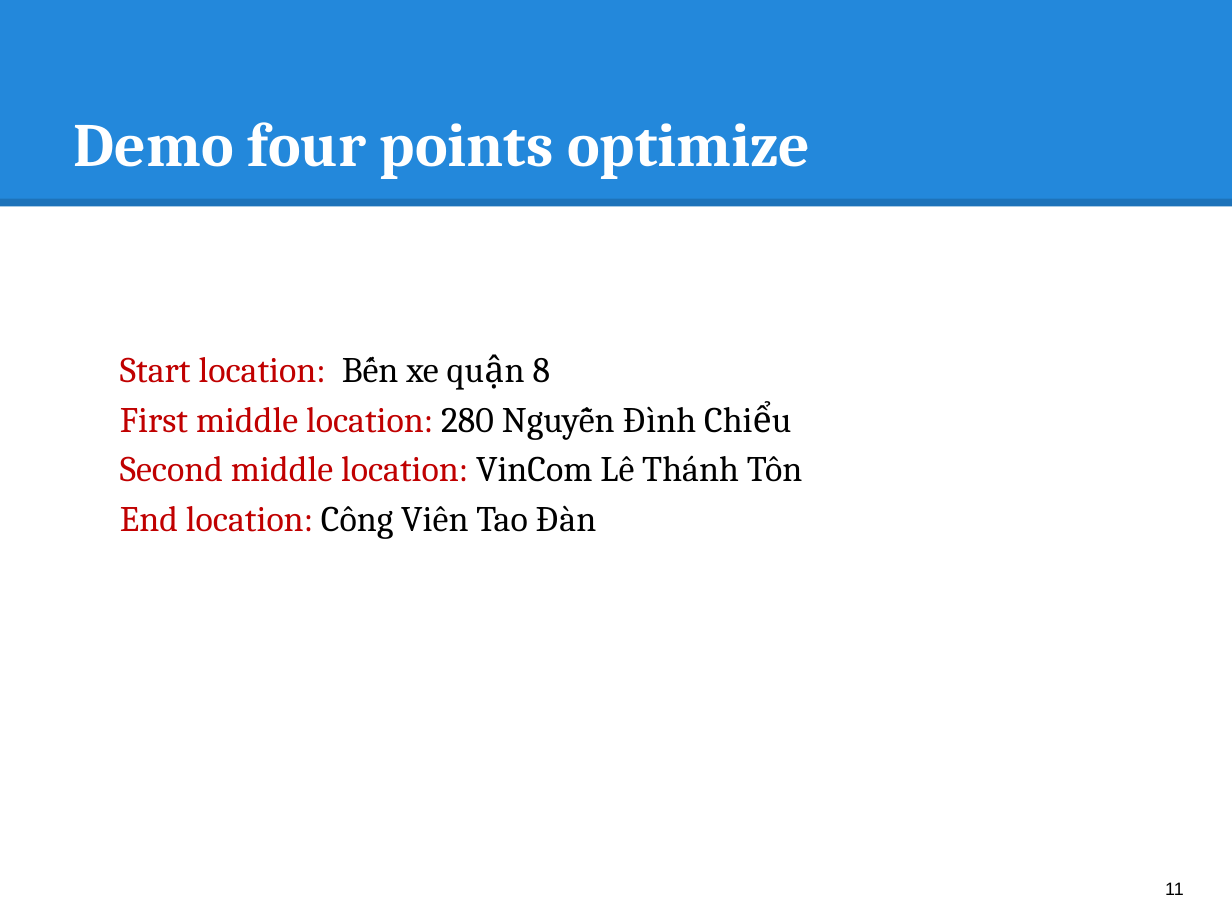
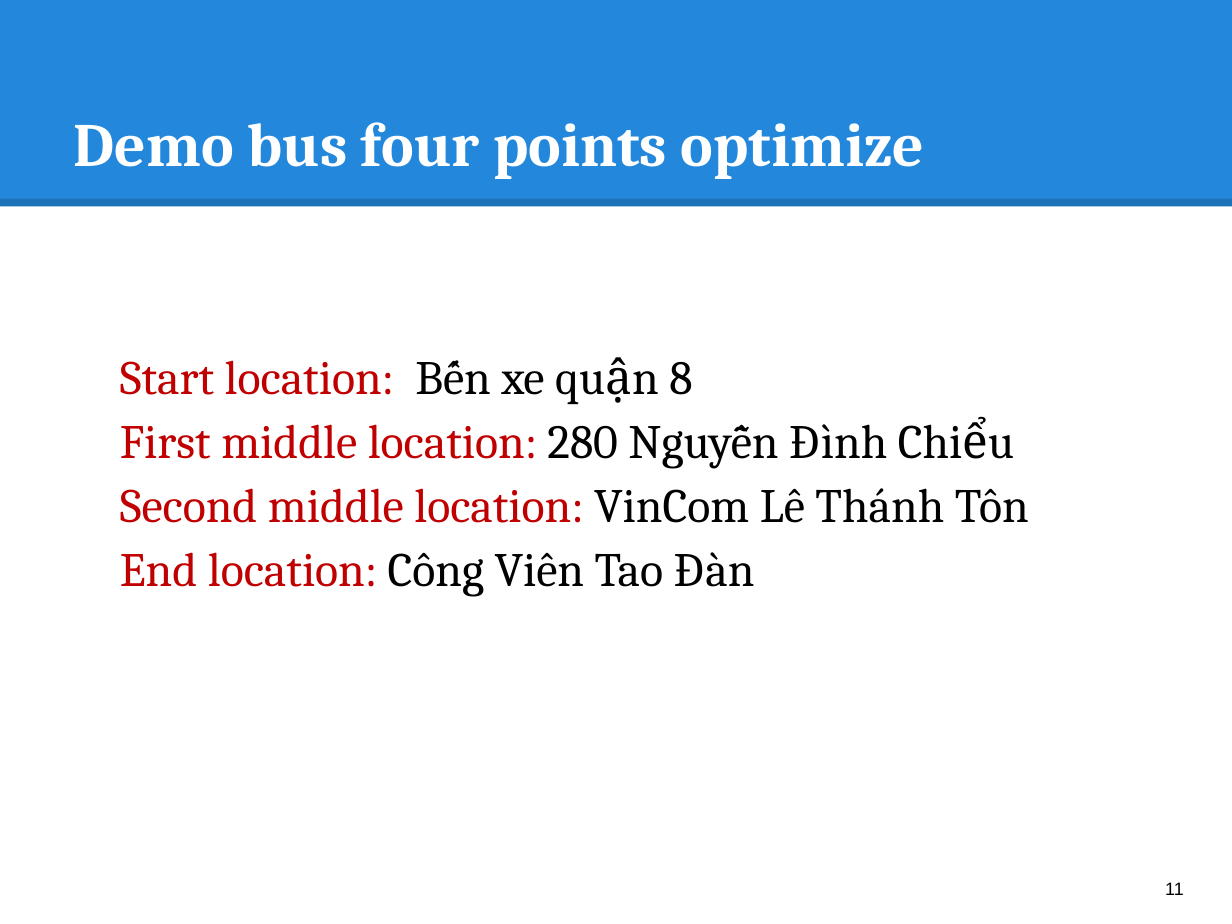
Before and after one commit to hqt/street-router, a slide deck: slide 11 of Document/presentation/search_bus.pptx. Drawn at 1232x924 pixels with LibreOffice and Linux fonts; fonts in the diff are those of the drawing. Boxes give left, top, right and bottom in pixels: in the first picture for what was removed or moved away, otherwise in the second. Text is boxed around its words. In the diff, an @@ line names an element or a change of style, - is before the commit and + after.

```diff
--- a/Document/presentation/search_bus.pptx
+++ b/Document/presentation/search_bus.pptx
@@ title at bbox=[74, 122, 924, 179]: text changed @@
-Demo four points optimize
+Demo bus four points optimize
@@ text "Start location: Bến xe quận ..." at bbox=[120, 360, 1029, 596]: size 21 to 28 pt @@
```
Also in this commit, not shown: 1 other file.
